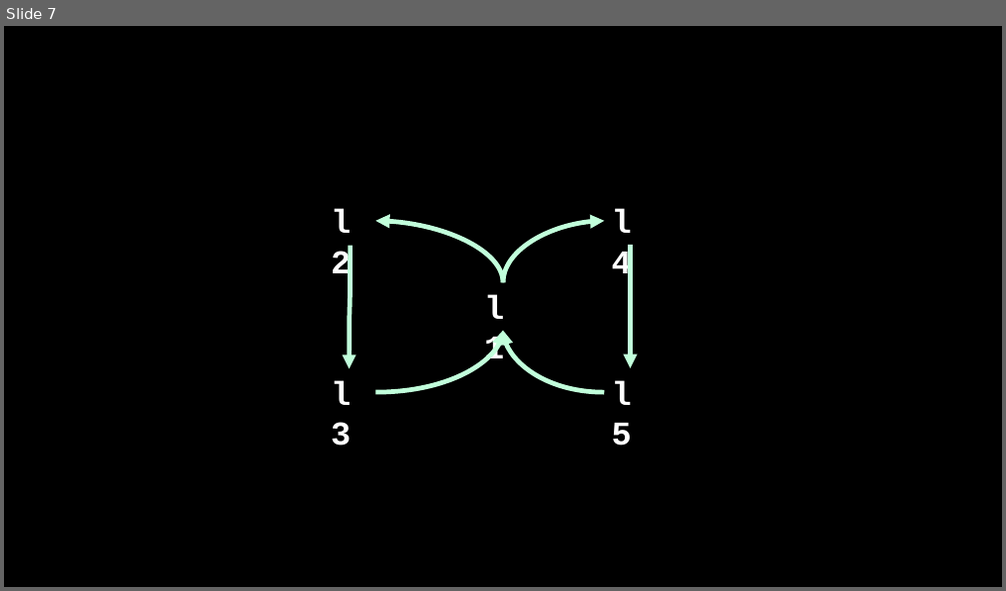
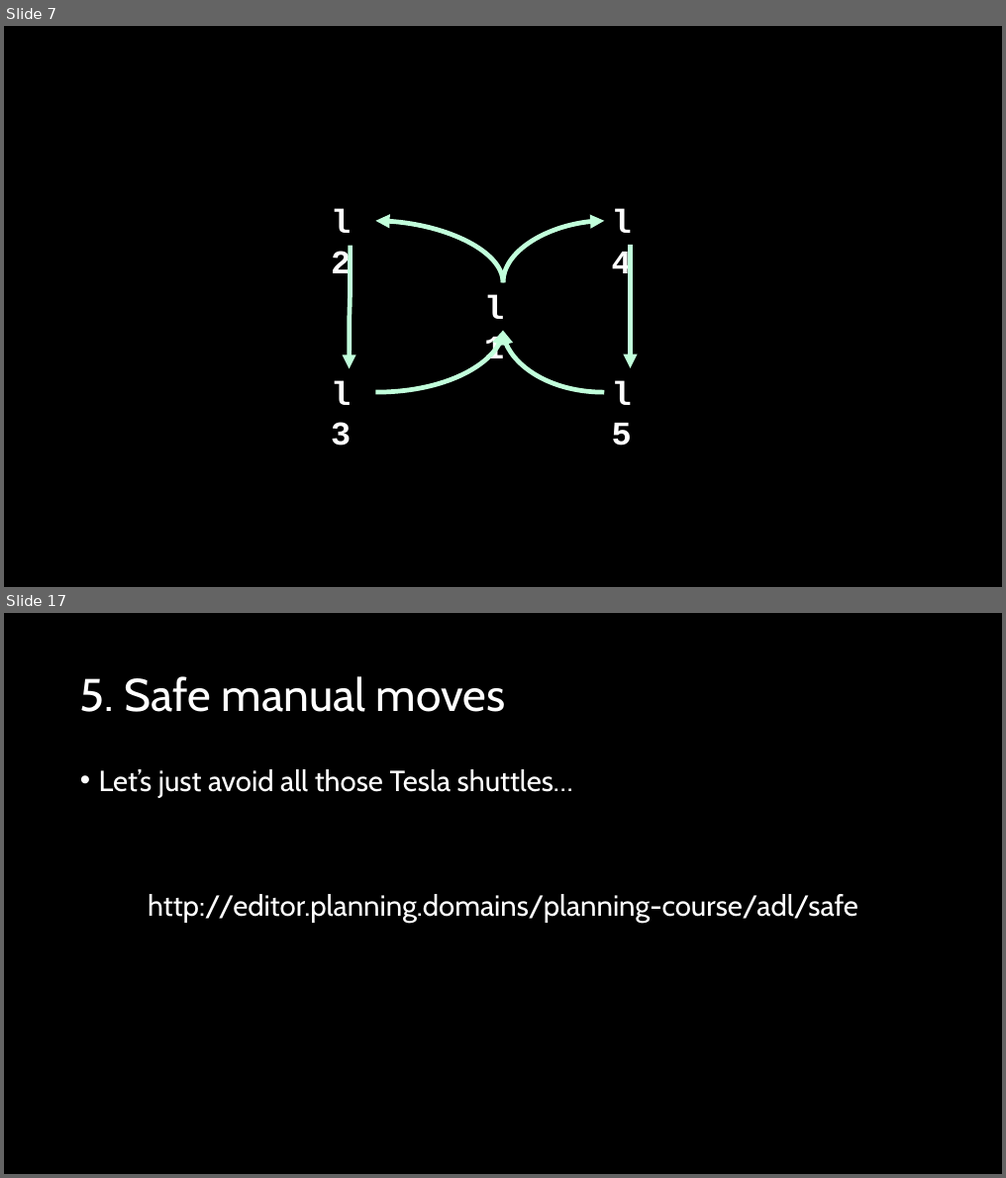
Before and after one commit to AI-Planning/modeling-in-pddl, a slide deck: exercises/cisc-813/adl/slides.pptx. Shown one above the other, each under a label of ours: slide 7 before the commit, slides 7 and 17 after it; the slides between them are not shown. The pictures are 1006x591 and 1006x1178 pixels, drawn with LibreOffice and Linux fonts; fonts in the diff are those of the drawing. Boxes give left, top, right and bottom in pixels: in the first picture for what was removed or moved away, otherwise in the second. Text is boxed around its words. In the diff, an @@ line names an element or a change of style, - is before the commit and + after.

```diff
--- a/exercises/cisc-813/adl/slides.pptx
+++ b/exercises/cisc-813/adl/slides.pptx
@@ slide 17 added at (4, 613, 1002, 1174), background #000000 @@
@@ title added at (80, 676, 506, 712), 44 pt, text #FFFFFF @@
+5. Safe manual moves
@@ text added at (99, 769, 858, 924), 28 pt, text #FFFFFF @@
+• Let’s just avoid all those Tesla shuttles…
+http://editor.planning.domains/planning-course/adl/safe
```
Also in this commit, not shown: 1 slide changed, 11 other slides added, 1 slide removed, 10 other files.
